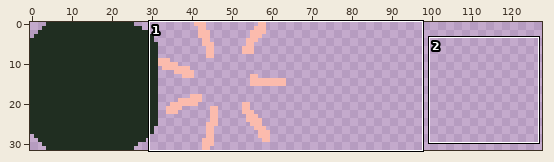
Two states of a sprite sheet, assets/images/tilemap_indicators1.png. Above, an overview of the earlier version with the close-up marked.
Close-up. Old version:
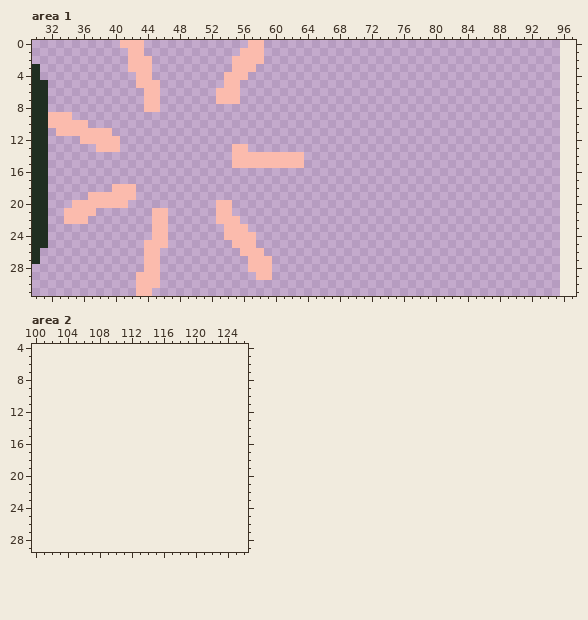
The file is 96x32 pixels. Shown: area 1: x 30..97, y 0..31; area 2: x 100..126, y 4..29. The old version is drawn lined up with the new one, on the new canvas.
And afterwards:
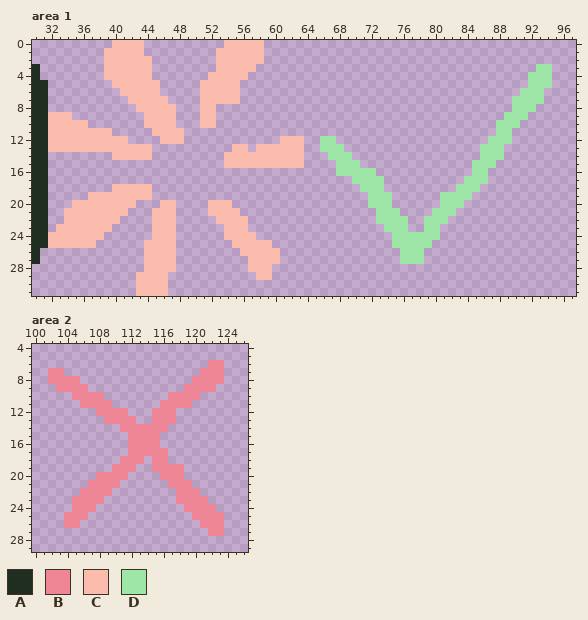
Palette (. is transparent): A #202e21  B #ee8695  C #fbbbad  D #9ee6a7
What changed:
canvas 96x32 -> 128x32
Area 1:
Colour C is added in row 0 at x 40 and 54 to 56; in row 1 at x 39 to 41 and 53 to 55; in rows 2 to 3 at x 39 to 41 and 53 to 54; in row 4 at x 39 to 42 and 52 to 53; in row 5 at x 40 to 42 and 51 to 53; in row 6 at x 41 to 43 and 51 to 52.
Colour C is added in row 7 at x 42 to 43, 46 and 51 to 52; in row 8 at x 43, 46 to 47 and 51 to 52; in rows 9 to 10 at x 44 to 47 and 51 to 52; in row 11 at x 32 and 45 to 48; in row 12 at x 32 to 35, 41, 46 to 48 and 61 to 63; in row 13 at x 32 to 37, 41 to 44 and 58 to 63.
Colour C is added in row 14 at x 40 to 44 and 54; in row 15 at x 54; in rows 18 to 19 at x 43 to 44; in row 20 at x 42, 46 to 47 and 52; in row 21 at x 38 to 41, 47, 52 and 55; in row 22 at x 37 to 40, 47 and 56.
Colour C is added in row 23 at x 33 to 39 and 47; in row 24 at x 32 to 38 and 47; in row 25 at x 32 to 37, 47 and 58 to 59; in row 26 at x 46 to 47 and 59 to 60; in row 27 at x 46 to 47 and 60; in row 28 at x 46 to 47.
Colour C is added in rows 29 to 30 at x 46; in row 31 at x 45 to 46.
Colour D is added in row 3 at x 93 to 94; in rows 4 to 5 at x 92 to 94; in row 6 at x 91 to 93; in row 7 at x 90 to 93; in row 8 at x 90 to 92; in row 9 at x 89 to 91.
Colour D is added in row 10 at x 88 to 90; in row 11 at x 88 to 89; in row 12 at x 66 to 67 and 87 to 89; in row 13 at x 66 to 68 and 86 to 88; in row 14 at x 67 to 69 and 86 to 88; in row 15 at x 68 to 70 and 85 to 87.
Colour D is added in row 16 at x 68 to 72 and 85 to 86; in row 17 at x 70 to 73 and 84 to 86; in row 18 at x 71 to 73 and 83 to 85; in row 19 at x 72 to 74 and 81 to 84; in row 20 at x 72 to 74 and 81 to 83; in row 21 at x 73 to 75 and 80 to 82.
Colour D is added in row 22 at x 73 to 76 and 79 to 81; in row 23 at x 74 to 76 and 79 to 80; in row 24 at x 75 to 80; in row 25 at x 75 to 79; in rows 26 to 27 at x 76 to 78.
Area 2:
Colour B is added in row 6 at x 122 to 123; in row 7 at x 102 to 103 and 121 to 123; in row 8 at x 102 to 105 and 120 to 123; in row 9 at x 103 to 106 and 119 to 122; in row 10 at x 105 to 108 and 117 to 120; in row 11 at x 106 to 109 and 116 to 119.
Colour B is added in row 12 at x 108 to 111 and 115 to 117; in row 13 at x 109 to 112 and 115 to 117; in row 14 at x 111 to 116; in rows 15 to 16 at x 112 to 115; in row 17 at x 112 to 116; in row 18 at x 111 to 113 and 115 to 116.
Colour B is added in row 19 at x 110 to 112 and 115 to 118; in row 20 at x 108 to 111 and 116 to 118; in row 21 at x 107 to 110 and 117 to 119; in row 22 at x 106 to 109 and 118 to 120; in row 23 at x 105 to 108 and 118 to 121; in row 24 at x 105 to 107 and 119 to 122.
Colour B is added in row 25 at x 104 to 106 and 120 to 123; in row 26 at x 104 to 105 and 121 to 123; in row 27 at x 122 to 123.
Boxes around the changes in both close-ups, in picture pixels (x1, y1, x2, y2):
added: (48, 40, 552, 296)
added: (48, 360, 224, 536)
